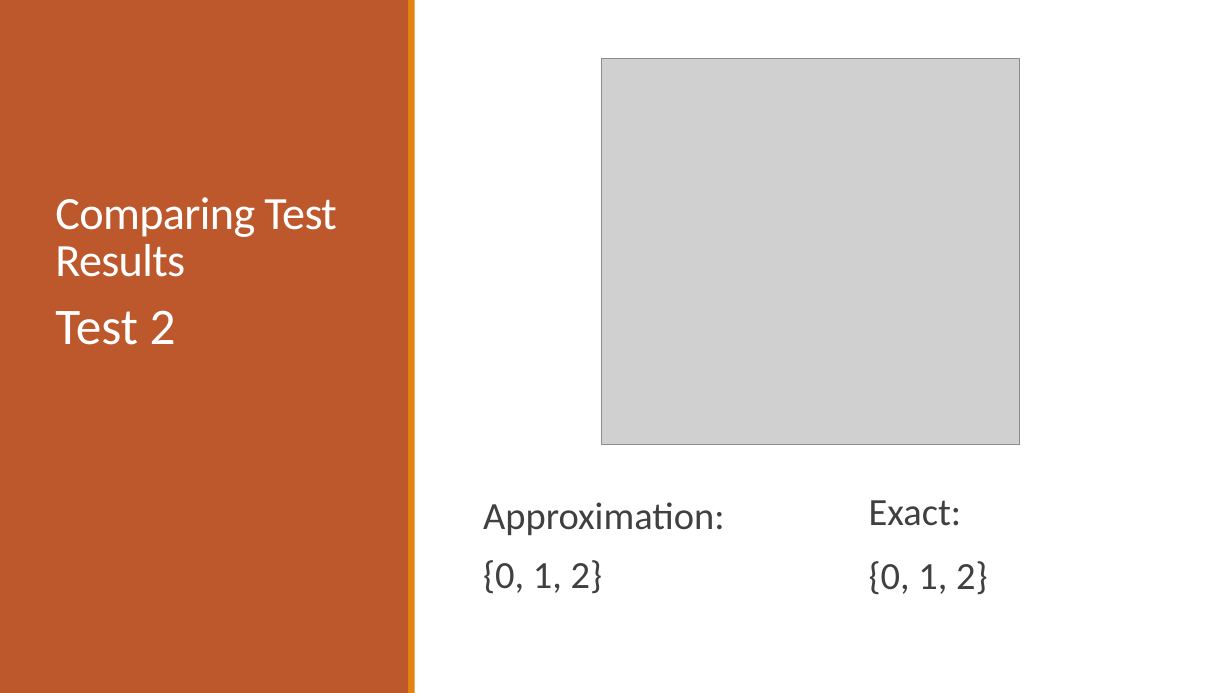
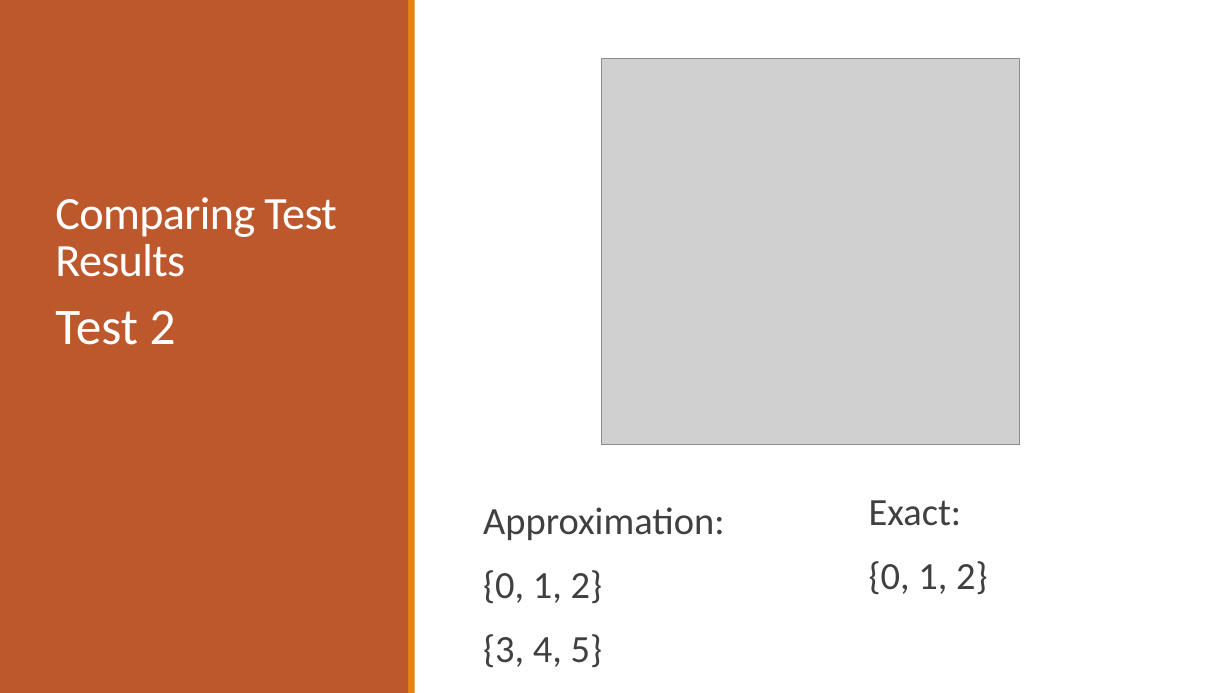
Before and after one commit to Aitcheson/NP_Project, a slide deck: slide 7 of approx_solution/presentation/approximation_presentation.pptx. Drawn at 1232x693 pixels with LibreOffice and Linux fonts; fonts in the diff are those of the drawing; grey boxes stand for pictures. Boxes give left, top, right and bottom in pixels: in the first picture for what was removed or moved away, otherwise in the second. Text is boxed around its words. In the diff, an @@ line names an element or a change of style, - is before the commit and + after.

Commit message:
fix output format on approx

```diff
--- a/approx_solution/presentation/approximation_presentation.pptx
+++ b/approx_solution/presentation/approximation_presentation.pptx
@@ text at [483,507,724,604]: line spacing 0.9 to 1 @@
@@ text at [483,634,603,668]: paragraph added @@
+  {3, 4, 5}
```
Also in this commit, not shown: 1 other slide changed, 1 other file.
